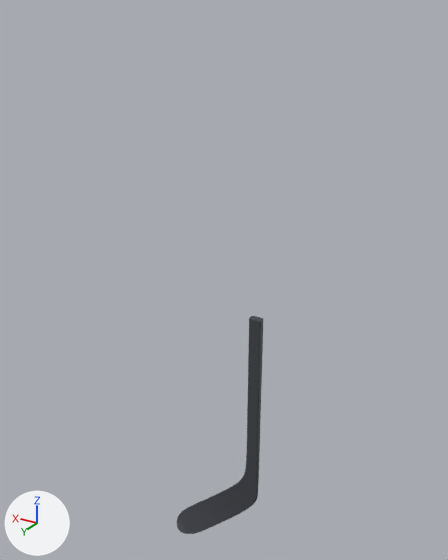
One commit to the glTF model alle_curves/YAK-65-ST.glb: the scene before it, then after it.
The view is the same before and after, from a camera (50 mm lens) standing at (-664.0, 1064.0, 955.0) and looking at (3.0, -49.0, 399.0). The lights are fixed; the arrows at lower left show +X, +Y and +Z. The older version comes first. Vertices at exactly the same position are counted once.

The scene before the commit, as lines of its bpy script (objects in view):
```python
me_geometry_0 = bpy.data.meshes.new('geometry_0')
me_geometry_0.from_pydata(...)  # 7558 vertices, 14998 faces; spans x -112.0..112.0, y -28.0..28.0, z -340.0..340.0
me_geometry_0.materials.append(mat_carbon)  # dark grey #42454b
ob_geometry_0 = bpy.data.objects.new('geometry_0', me_geometry_0)
ob_geometry_0.location = (0.0, 0.0, 0.0)
```
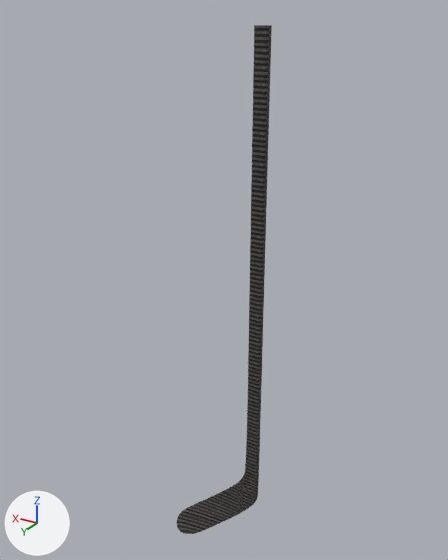
Location of each change, (x1, y1, x2, y2) in pixels of the pictures (448 x 560 px; the box of a moved part takes in the faces that stretch with it):
```json
{"object": "geometry_0", "change": "reshaped", "before": [177, 316, 263, 534], "after": [177, 25, 272, 534], "on screen": "10% wider, 133% taller"}
{"part": 1, "of": "me_geometry_0", "change": "moved or reshaped", "before": [245, 316, 263, 481], "after": [245, 25, 272, 481]}
```

Edits to the scene script, one JSON object a line:
```json
{"block": "me_geometry_0", "where": "# used by ob_geometry_0; location = (0.0, 0.0, 0.0)"}
{"op": "remove", "block": "me_geometry_0", "code": "me_geometry_0.from_pydata(...)  # 7558 vertices, 14998 faces; spans x -112.0..112.0, y -28.0..28.0, z -340.0..340.0"}
{"op": "add", "block": "me_geometry_0", "code": "me_geometry_0.from_pydata(...)  # 7558 vertices, 14998 faces; spans x -112.0..112.0, y -28.0..28.0, z -340.0..934.0"}
{"block": "me_geometry_0", "change": "me_geometry_0 part 1: 4486 of the vertices in x -112.0..-77.0, y -28.0..-9.0, z -85.0..340.0 are scaled about their middle by (1, 1, 2.4), then moved by (0.0, 0.0, 298.0)"}
```
